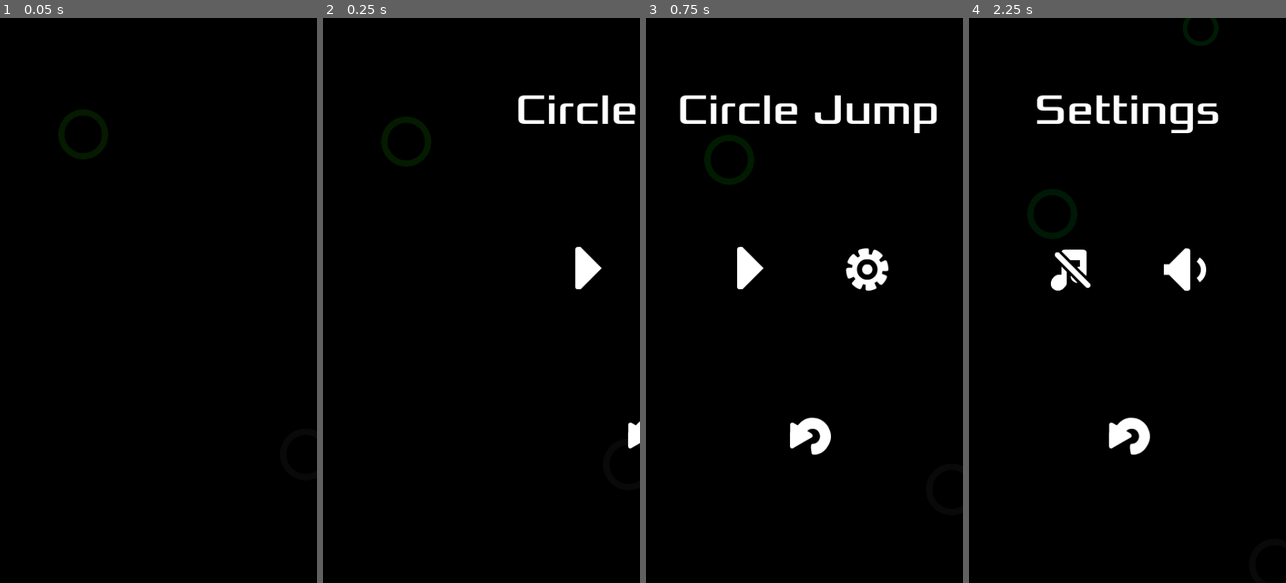
Above: before the commit, frames 1-4 (left to right).
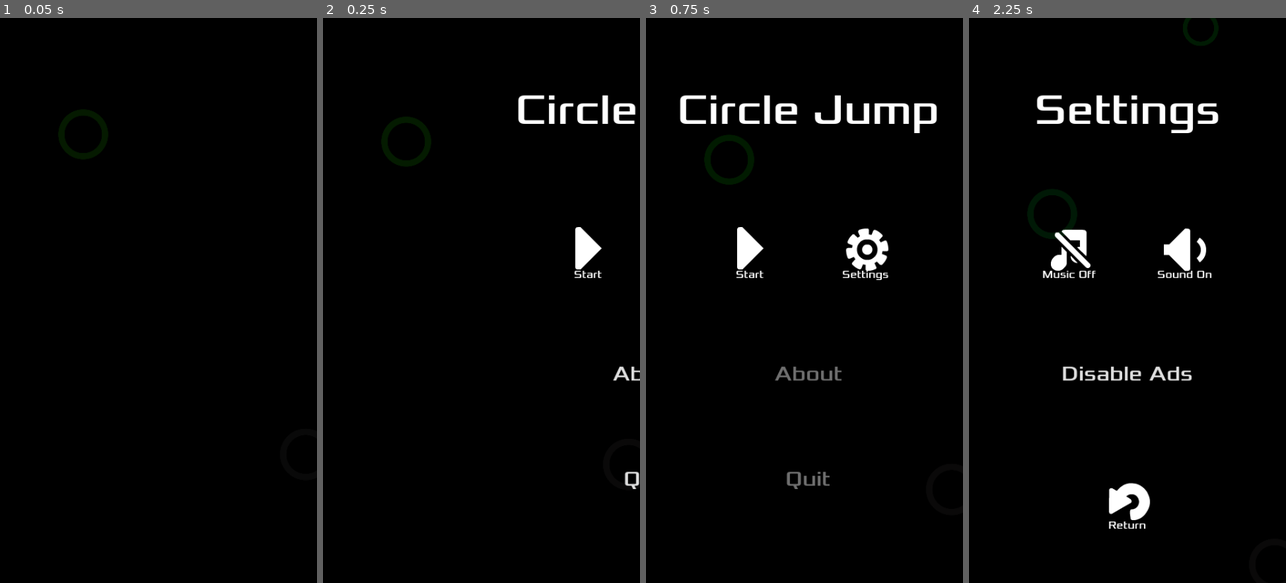
Above: after the commit, the same moments.

Repository: jrenato/circle_jump
Game: Godot game, scene res://Main/main.tscn
Same seed, same stepped clock (60 frames per second), same inputs: the game is played once before the commit and once after it. Sound files missing from this copy of the repository are replaced by a short silence.
Inputs (mouse positions are in pixels of both pictures, inside the frame that each line leads up to; where the layout moved, square brackets give the same spot in the first picture):
- Up to frame 1 (0.05 s): no input
- Up to frame 2 (0.25 s): no input
- Up to frame 3 (0.75 s): click (861, 249) [861, 266] at 0.5 s
- Up to frame 4 (2.25 s): move the mouse to (1197, 272) at 1.27 s; hold Right (ui_right) 1.28-2 s; hold Ctrl 1.28-2 s; click (1197, 272) at 1.42 s; click (1070, 249) [1070, 266] at 2 s

Frame 1 is identical in both runs. In frame 2, 0.9% of the frame differs, in the area x 79-100%, y 37-84%; in frame 3, 2.5%; in frame 4, 3.4%, in the area x 23-77%, y 37-91%.

Commit message:
Added labels to buttons

Diff:
--- a/GUI/base_screen.gd
+++ b/GUI/base_screen.gd
@@ -2,6 +2,8 @@
 
 @export var score_label: Label
 @export var highscore_label: Label
+@export var music_label: Label
+@export var sound_label: Label
 
 var fadeout_duration: float = 0.5
 
--- a/GUI/game_over_screen.tscn
+++ b/GUI/game_over_screen.tscn
@@ -12,6 +12,9 @@
 [sub_resource type="LabelSettings" id="LabelSettings_vehux"]
 font = ExtResource("2_s1d1e")
 font_size = 32
+
+[sub_resource type="LabelSettings" id="LabelSettings_qrof7"]
+font = ExtResource("2_s1d1e")
 
 [node name="GameOverScreen" type="Control" node_paths=PackedStringArray("score_label", "highscore_label")]
 layout_mode = 3
@@ -75,6 +78,32 @@
 layout_mode = 2
 texture_normal = ExtResource("2_ii8qj")
 
+[node name="HomeLabel" type="Label" parent="MarginContainer/VBoxContainer/Buttons/HomeButton"]
+layout_mode = 1
+anchors_preset = 12
+anchor_top = 1.0
+anchor_right = 1.0
+anchor_bottom = 1.0
+offset_top = -20.0
+grow_horizontal = 2
+grow_vertical = 0
+text = "Home"
+label_settings = SubResource("LabelSettings_qrof7")
+horizontal_alignment = 1
+
 [node name="RetryButton" type="TextureButton" parent="MarginContainer/VBoxContainer/Buttons" groups=["buttons"]]
 layout_mode = 2
 texture_normal = ExtResource("3_g53pv")
+
+[node name="RetryLabel" type="Label" parent="MarginContainer/VBoxContainer/Buttons/RetryButton"]
+layout_mode = 1
+anchors_preset = 12
+anchor_top = 1.0
+anchor_right = 1.0
+anchor_bottom = 1.0
+offset_top = -20.0
+grow_horizontal = 2
+grow_vertical = 0
+text = "Retry"
+label_settings = SubResource("LabelSettings_qrof7")
+horizontal_alignment = 1
--- a/GUI/screens.gd
+++ b/GUI/screens.gd
@@ -27,16 +27,20 @@
 func register_buttons() -> void:
 	var buttons: Array[Node] = get_tree().get_nodes_in_group("buttons")
 	for button in buttons:
-		if button is TextureButton:
+		if button is BaseButton:
 			button.pressed.connect(_on_button_pressed.bind(button))
+
 		match button.name:
 			"AdsButton":
 				# TODO: Implement ads
 				pass
 			"MusicButton":
 				button.texture_normal = music_buttons[AudioManager.is_music_enabled()]
+				settings_screen.music_label.text = "Music " + ("On" if AudioManager.is_music_enabled() else "Off")
+
 			"SoundButton":
 				button.texture_normal = sound_buttons[AudioManager.is_sound_enabled()]
+				settings_screen.sound_label.text = "Sound " + ("On" if AudioManager.is_sound_enabled() else "Off")
 
 
 func change_screen(new_screen: BaseScreen) -> void:
@@ -55,7 +59,7 @@
 		get_tree().call_group("buttons", "set_disabled", false)
 
 
-func _on_button_pressed(button: TextureButton) -> void:
+func _on_button_pressed(button: BaseButton) -> void:
 	AudioManager.play_sound("Click")
 
 	match button.name:
@@ -75,14 +79,19 @@
 		"MusicButton":
 			AudioManager.set_music_enabled(!AudioManager.is_music_enabled())
 			button.texture_normal = music_buttons[AudioManager.is_music_enabled()]
+			settings_screen.music_label.text = "Music " + ("On" if AudioManager.is_music_enabled() else "Off")
 			Settings.save_settings()
 		"SoundButton":
 			AudioManager.set_sound_enabled(!AudioManager.is_sound_enabled())
 			button.texture_normal = sound_buttons[AudioManager.is_sound_enabled()]
+			settings_screen.sound_label.text = "Sound " + ("On" if AudioManager.is_sound_enabled() else "Off")
 			Settings.save_settings()
 		"AdsButton":
 			# TODO: Implement ads
-			pass
+			if button.text == "Disable Ads":
+				button.text = "Enable Ads"
+			else:
+				button.text = "Disable Ads"
 
 		# Game Over Screen
 		"HomeButton":
--- a/GUI/settings_screen.tscn
+++ b/GUI/settings_screen.tscn
@@ -10,7 +10,20 @@
 font = ExtResource("2_e8fij")
 font_size = 64
 
-[node name="SettingsScreen" type="Control"]
+[sub_resource type="LabelSettings" id="LabelSettings_roocj"]
+font = ExtResource("2_e8fij")
+
+[sub_resource type="StyleBoxEmpty" id="StyleBoxEmpty_8j85r"]
+
+[sub_resource type="StyleBoxEmpty" id="StyleBoxEmpty_baaxx"]
+
+[sub_resource type="StyleBoxEmpty" id="StyleBoxEmpty_3gqg5"]
+
+[sub_resource type="StyleBoxEmpty" id="StyleBoxEmpty_v01tx"]
+
+[sub_resource type="StyleBoxEmpty" id="StyleBoxEmpty_je2cb"]
+
+[node name="SettingsScreen" type="Control" node_paths=PackedStringArray("music_label", "sound_label")]
 layout_mode = 3
 anchors_preset = 15
 anchor_right = 1.0
@@ -20,6 +33,8 @@
 grow_horizontal = 2
 grow_vertical = 2
 script = ExtResource("1_vdjwt")
+music_label = NodePath("MarginContainer/VBoxContainer/Buttons/MusicButton/MusicLabel")
+sound_label = NodePath("MarginContainer/VBoxContainer/Buttons/SoundButton/SoundLabel")
 
 [node name="MarginContainer" type="MarginContainer" parent="."]
 layout_mode = 1
@@ -37,7 +52,7 @@
 
 [node name="VBoxContainer" type="VBoxContainer" parent="MarginContainer"]
 layout_mode = 2
-theme_override_constants/separation = 150
+theme_override_constants/separation = 120
 
 [node name="Label" type="Label" parent="MarginContainer/VBoxContainer"]
 layout_mode = 2
@@ -55,15 +70,63 @@
 layout_mode = 2
 texture_normal = ExtResource("3_ii7qc")
 
+[node name="MusicLabel" type="Label" parent="MarginContainer/VBoxContainer/Buttons/MusicButton"]
+layout_mode = 1
+anchors_preset = 12
+anchor_top = 1.0
+anchor_right = 1.0
+anchor_bottom = 1.0
+offset_top = -20.0
+grow_horizontal = 2
+grow_vertical = 0
+text = "Music On"
+label_settings = SubResource("LabelSettings_roocj")
+horizontal_alignment = 1
+
 [node name="SoundButton" type="TextureButton" parent="MarginContainer/VBoxContainer/Buttons" groups=["buttons"]]
 layout_mode = 2
 texture_normal = ExtResource("2_jq21h")
 
-[node name="Buttons2" type="HBoxContainer" parent="MarginContainer/VBoxContainer"]
+[node name="SoundLabel" type="Label" parent="MarginContainer/VBoxContainer/Buttons/SoundButton"]
+layout_mode = 1
+anchors_preset = 12
+anchor_top = 1.0
+anchor_right = 1.0
+anchor_bottom = 1.0
+offset_top = -20.0
+grow_horizontal = 2
+grow_vertical = 0
+text = "Sound On"
+label_settings = SubResource("LabelSettings_roocj")
+horizontal_alignment = 1
+
+[node name="AdsButton" type="Button" parent="MarginContainer/VBoxContainer" groups=["buttons"]]
 layout_mode = 2
-theme_override_constants/separation = 75
-alignment = 1
+focus_mode = 0
+theme_override_fonts/font = ExtResource("2_e8fij")
+theme_override_font_sizes/font_size = 32
+theme_override_styles/normal = SubResource("StyleBoxEmpty_8j85r")
+theme_override_styles/hover = SubResource("StyleBoxEmpty_baaxx")
+theme_override_styles/pressed = SubResource("StyleBoxEmpty_3gqg5")
+theme_override_styles/disabled = SubResource("StyleBoxEmpty_v01tx")
+theme_override_styles/focus = SubResource("StyleBoxEmpty_je2cb")
+disabled = true
+text = "Disable Ads"
 
-[node name="BackButton" type="TextureButton" parent="MarginContainer/VBoxContainer/Buttons2" groups=["buttons"]]
+[node name="BackButton" type="TextureButton" parent="MarginContainer/VBoxContainer" groups=["buttons"]]
 layout_mode = 2
+size_flags_horizontal = 4
 texture_normal = ExtResource("4_8dsq1")
+
+[node name="BackLabel" type="Label" parent="MarginContainer/VBoxContainer/BackButton"]
+layout_mode = 1
+anchors_preset = 12
+anchor_top = 1.0
+anchor_right = 1.0
+anchor_bottom = 1.0
+offset_top = -20.0
+grow_horizontal = 2
+grow_vertical = 0
+text = "Return"
+label_settings = SubResource("LabelSettings_roocj")
+horizontal_alignment = 1
--- a/GUI/title_screen.tscn
+++ b/GUI/title_screen.tscn
@@ -1,14 +1,26 @@
-[gd_scene load_steps=7 format=3 uid="uid://b6dtin1fpqpjg"]
+[gd_scene load_steps=12 format=3 uid="uid://b6dtin1fpqpjg"]
 
 [ext_resource type="Script" path="res://GUI/base_screen.gd" id="1_hp6yv"]
 [ext_resource type="FontFile" uid="uid://c4ipibpwabuor" path="res://Assets/Fonts/Xolonium-Regular.ttf" id="2_5kwju"]
 [ext_resource type="Texture2D" uid="uid://knwnsdsrgkth" path="res://Assets/Images/buttons/right.png" id="2_45nw1"]
 [ext_resource type="Texture2D" uid="uid://uqblc7nub1pa" path="res://Assets/Images/buttons/gear.png" id="3_7kdb6"]
-[ext_resource type="Texture2D" uid="uid://b273l7x3utu5i" path="res://Assets/Images/buttons/return.png" id="4_7y81a"]
 
 [sub_resource type="LabelSettings" id="LabelSettings_tp6g6"]
 font = ExtResource("2_5kwju")
 font_size = 64
+
+[sub_resource type="LabelSettings" id="LabelSettings_f0b48"]
+font = ExtResource("2_5kwju")
+
+[sub_resource type="StyleBoxEmpty" id="StyleBoxEmpty_xv8ry"]
+
+[sub_resource type="StyleBoxEmpty" id="StyleBoxEmpty_5uhyx"]
+
+[sub_resource type="StyleBoxEmpty" id="StyleBoxEmpty_21fqj"]
+
+[sub_resource type="StyleBoxEmpty" id="StyleBoxEmpty_mctxr"]
+
+[sub_resource type="StyleBoxEmpty" id="StyleBoxEmpty_mb7vj"]
 
 [node name="TitleScreen" type="Control"]
 layout_mode = 3
@@ -37,9 +49,9 @@
 
 [node name="VBoxContainer" type="VBoxContainer" parent="MarginContainer"]
 layout_mode = 2
-theme_override_constants/separation = 150
+theme_override_constants/separation = 120
 
-[node name="Label" type="Label" parent="MarginContainer/VBoxContainer"]
+[node name="TitleLabel" type="Label" parent="MarginContainer/VBoxContainer"]
 layout_mode = 2
 text = "Circle Jump"
 label_settings = SubResource("LabelSettings_tp6g6")
@@ -55,15 +67,56 @@
 layout_mode = 2
 texture_normal = ExtResource("2_45nw1")
 
+[node name="PlayLabel" type="Label" parent="MarginContainer/VBoxContainer/Buttons/PlayButton"]
+layout_mode = 1
+anchors_preset = 12
+anchor_top = 1.0
+anchor_right = 1.0
+anchor_bottom = 1.0
+offset_top = -20.0
+grow_horizontal = 2
+grow_vertical = 0
+text = "Start"
+label_settings = SubResource("LabelSettings_f0b48")
+horizontal_alignment = 1
+
 [node name="SettingsButton" type="TextureButton" parent="MarginContainer/VBoxContainer/Buttons" groups=["buttons"]]
 layout_mode = 2
 texture_normal = ExtResource("3_7kdb6")
 
-[node name="Buttons2" type="HBoxContainer" parent="MarginContainer/VBoxContainer"]
+[node name="SettingsLabel" type="Label" parent="MarginContainer/VBoxContainer/Buttons/SettingsButton"]
+layout_mode = 1
+anchors_preset = 12
+anchor_top = 1.0
+anchor_right = 1.0
+anchor_bottom = 1.0
+offset_top = -20.0
+grow_horizontal = 2
+grow_vertical = 0
+text = "Settings"
+label_settings = SubResource("LabelSettings_f0b48")
+horizontal_alignment = 1
+
+[node name="AboutButton" type="Button" parent="MarginContainer/VBoxContainer" groups=["buttons"]]
 layout_mode = 2
-theme_override_constants/separation = 75
-alignment = 1
+focus_mode = 0
+theme_override_fonts/font = ExtResource("2_5kwju")
+theme_override_font_sizes/font_size = 32
+theme_override_styles/normal = SubResource("StyleBoxEmpty_xv8ry")
+theme_override_styles/hover = SubResource("StyleBoxEmpty_5uhyx")
+theme_override_styles/pressed = SubResource("StyleBoxEmpty_21fqj")
+theme_override_styles/disabled = SubResource("StyleBoxEmpty_mctxr")
+theme_override_styles/focus = SubResource("StyleBoxEmpty_mb7vj")
+text = "About"
 
-[node name="QuitButton" type="TextureButton" parent="MarginContainer/VBoxContainer/Buttons2" groups=["buttons"]]
+[node name="QuitButton" type="Button" parent="MarginContainer/VBoxContainer" groups=["buttons"]]
 layout_mode = 2
-texture_normal = ExtResource("4_7y81a")
+focus_mode = 0
+theme_override_fonts/font = ExtResource("2_5kwju")
+theme_override_font_sizes/font_size = 32
+theme_override_styles/normal = SubResource("StyleBoxEmpty_xv8ry")
+theme_override_styles/hover = SubResource("StyleBoxEmpty_5uhyx")
+theme_override_styles/pressed = SubResource("StyleBoxEmpty_21fqj")
+theme_override_styles/disabled = SubResource("StyleBoxEmpty_mctxr")
+theme_override_styles/focus = SubResource("StyleBoxEmpty_mb7vj")
+text = "Quit"
Not shown: 1 places in GUI/game_over_screen.tscn that only renumber resources
Not shown: 1 places in GUI/settings_screen.tscn that only renumber resources
